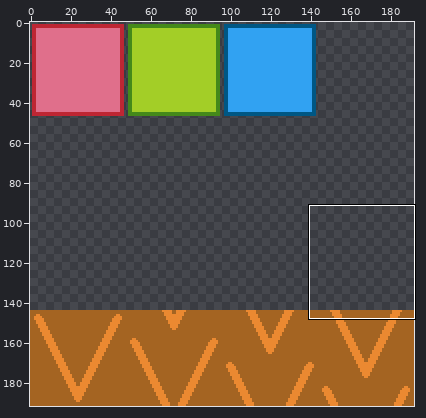
Two states of a sprite sheet, core/assets/tiles.png. The picture above shows the old version from afar; the outline marks the close-up.
Close-up. As it was:
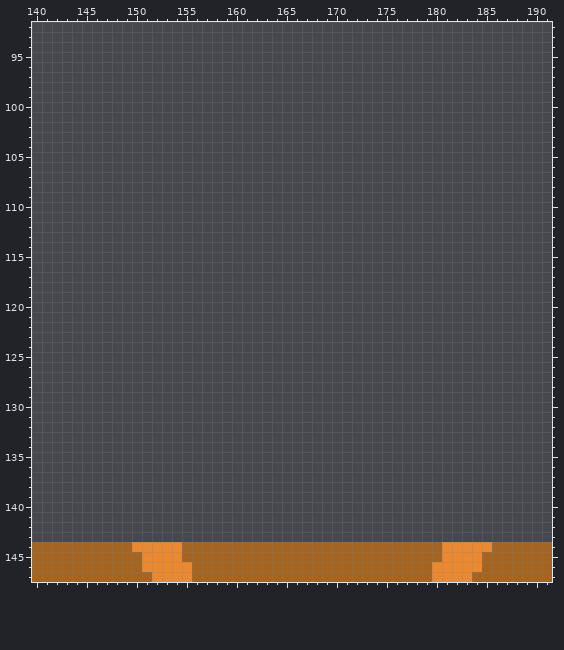
The file is 192x192 pixels. Shown: x 140..191, y 92..147.
New version:
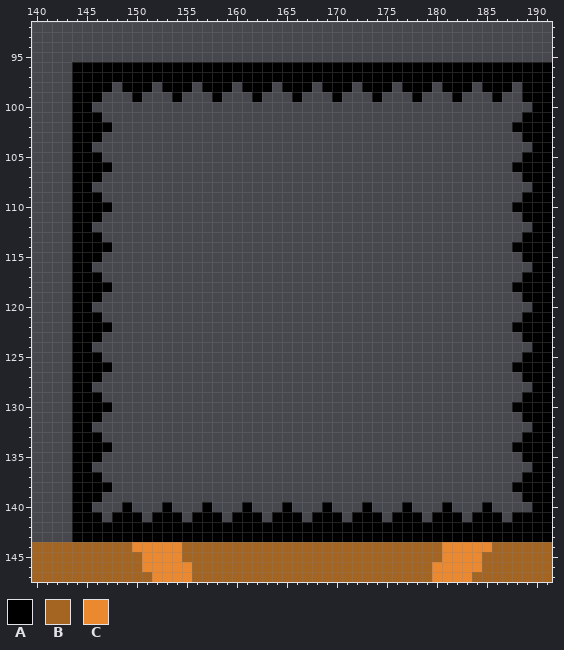
Palette (. is transparent): A #000000  B #a46422  C #eb8931
Edits made:
Changed rows in their new state; - is an unchanged pixel.
first column x 144:
 96 AAAAAAAAAAAAAAAAAAAAAAAAAAAAAAAAAAAAAAAAAAAAAAAA
 97 AAAAAAAAAAAAAAAAAAAAAAAAAAAAAAAAAAAAAAAAAAAAAAAA
 98 AAAA-AAA-AAA-AAA-AAA-AAA-AAA-AAA-AAA-AAA-AAA-AAA
 99 AAA---A---A---A---A---A---A---A---A---A---A--AAA
100 AA--------------------------------------------AA
101 AAA------------------------------------------AAA
102 AAAA----------------------------------------AAAA
103 AAA------------------------------------------AAA
104 AA--------------------------------------------AA
105 AAA------------------------------------------AAA
106 AAAA----------------------------------------AAAA
107 AAA------------------------------------------AAA
108 AA--------------------------------------------AA
109 AAA------------------------------------------AAA
110 AAAA----------------------------------------AAAA
111 AAA------------------------------------------AAA
112 AA--------------------------------------------AA
113 AAA------------------------------------------AAA
114 AAAA----------------------------------------AAAA
115 AAA------------------------------------------AAA
116 AA--------------------------------------------AA
117 AAA------------------------------------------AAA
118 AAAA----------------------------------------AAAA
119 AAA------------------------------------------AAA
120 AA--------------------------------------------AA
121 AAA------------------------------------------AAA
122 AAAA----------------------------------------AAAA
123 AAA------------------------------------------AAA
124 AA--------------------------------------------AA
125 AAA------------------------------------------AAA
126 AAAA----------------------------------------AAAA
127 AAA------------------------------------------AAA
128 AA--------------------------------------------AA
129 AAA------------------------------------------AAA
130 AAAA----------------------------------------AAAA
131 AAA------------------------------------------AAA
132 AA--------------------------------------------AA
133 AAA------------------------------------------AAA
134 AAAA----------------------------------------AAAA
135 AAA------------------------------------------AAA
136 AA--------------------------------------------AA
137 AAA------------------------------------------AAA
138 AAAA----------------------------------------AAAA
139 AAA------------------------------------------AAA
140 AA---A---A---A---A---A---A---A---A---A---A----AA
141 AAA-AAA-AAA-AAA-AAA-AAA-AAA-AAA-AAA-AAA-AAA-AAAA
142 AAAAAAAAAAAAAAAAAAAAAAAAAAAAAAAAAAAAAAAAAAAAAAAA
143 AAAAAAAAAAAAAAAAAAAAAAAAAAAAAAAAAAAAAAAAAAAAAAAA
Boxes around the changes in both close-ups, in picture pixels (x1, y1, x2, y2):
added: (72, 62, 552, 542)
